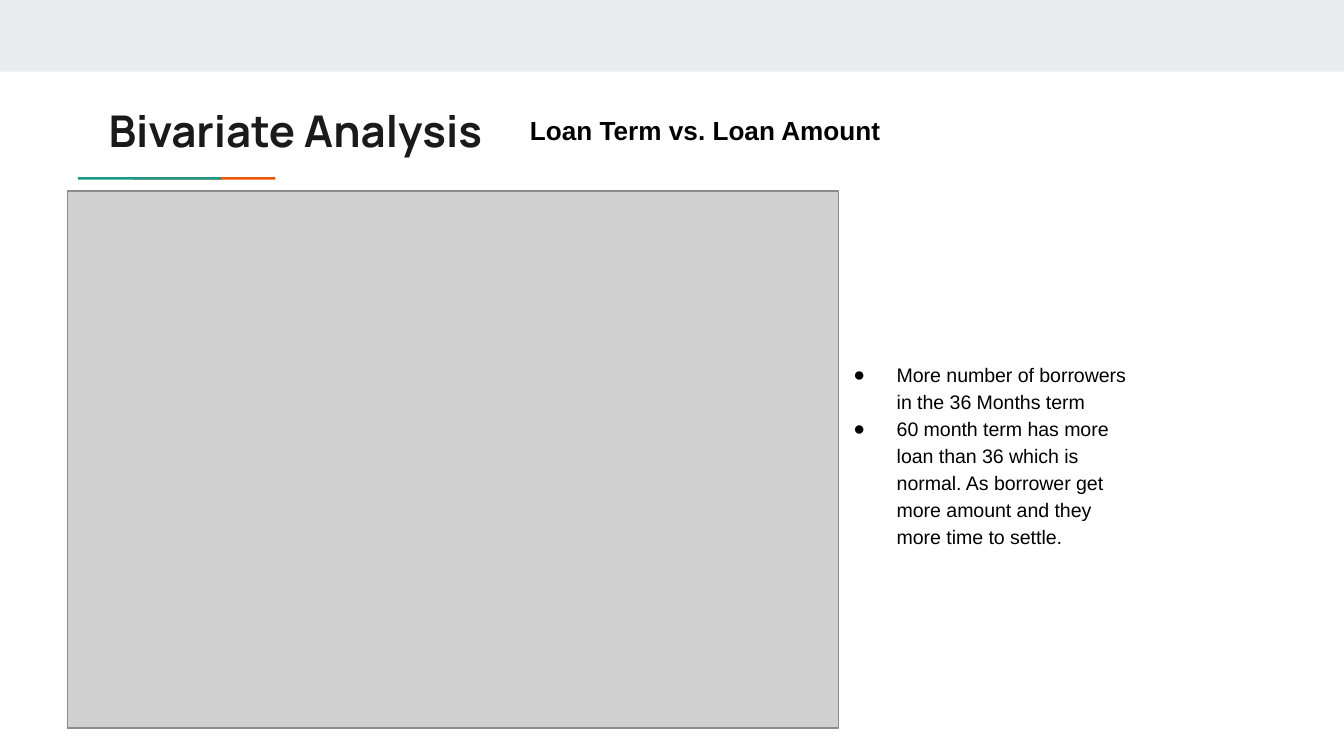
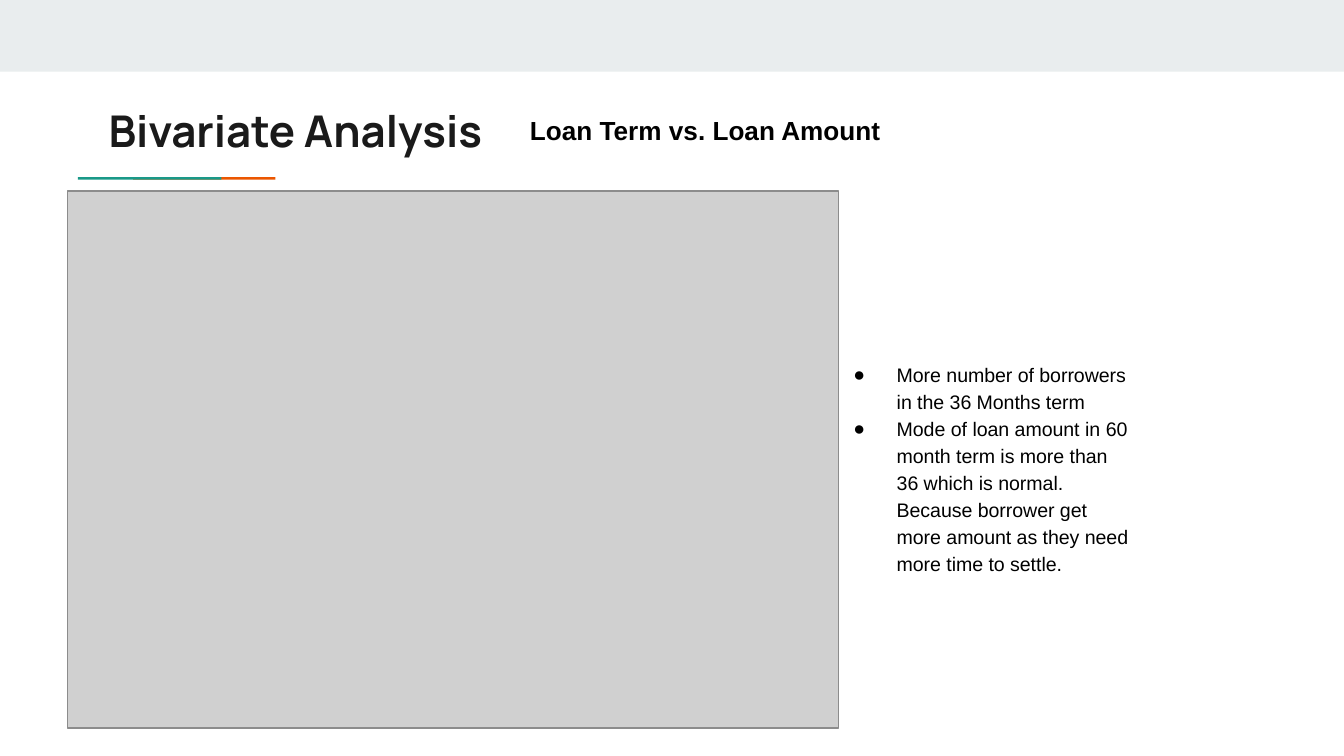
Before and after one commit to parthakrs/LendingCaseStudy, a slide deck: slide 23 of Lending Club Case Study.pptx. Drawn at 1344x756 pixels with LibreOffice and Linux fonts; fonts in the diff are those of the drawing; grey boxes stand for pictures. Boxes give left, top, right and bottom in pixels: in the first picture for what was removed or moved away, otherwise in the second. Text is boxed around its words. In the diff, an @@ line names an element or a change of style, - is before the commit and + after.

```diff
--- a/Lending Club Case Study.pptx
+++ b/Lending Club Case Study.pptx
@@ text at <box>897,421,1128,572</box>: text changed @@
-● 60 month term has more loan than 36 which is normal. As borrower get more amount and they more time to settle.
+● Mode of loan amount in 60 month term is more than 36 which is normal. Because borrower get more amount as they need more time to settle.
```
Also in this commit, not shown: 9 other slides changed, 2 other files.
